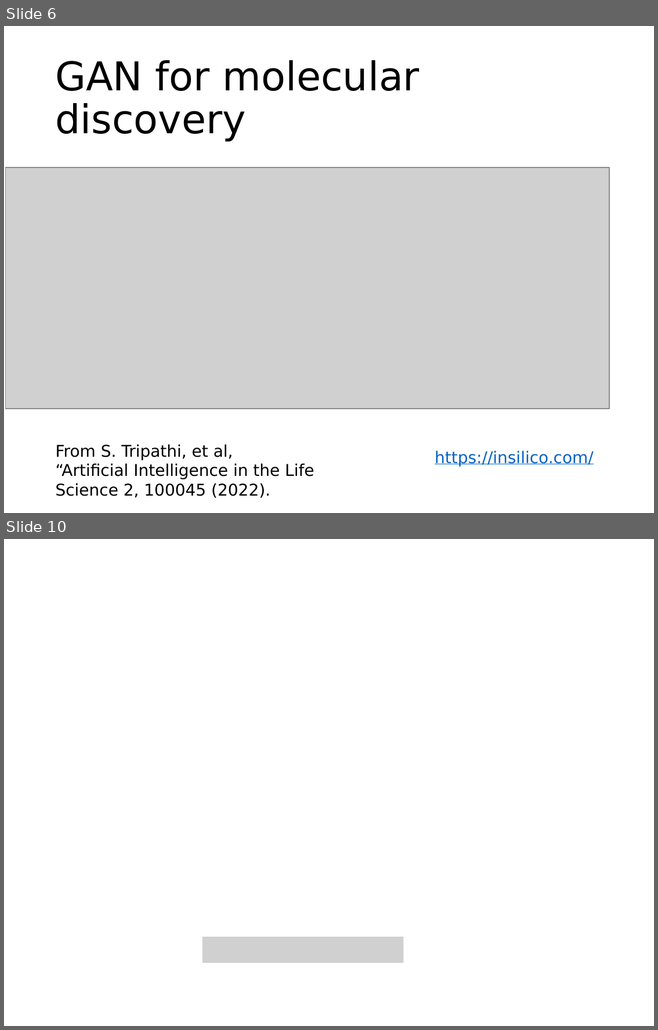
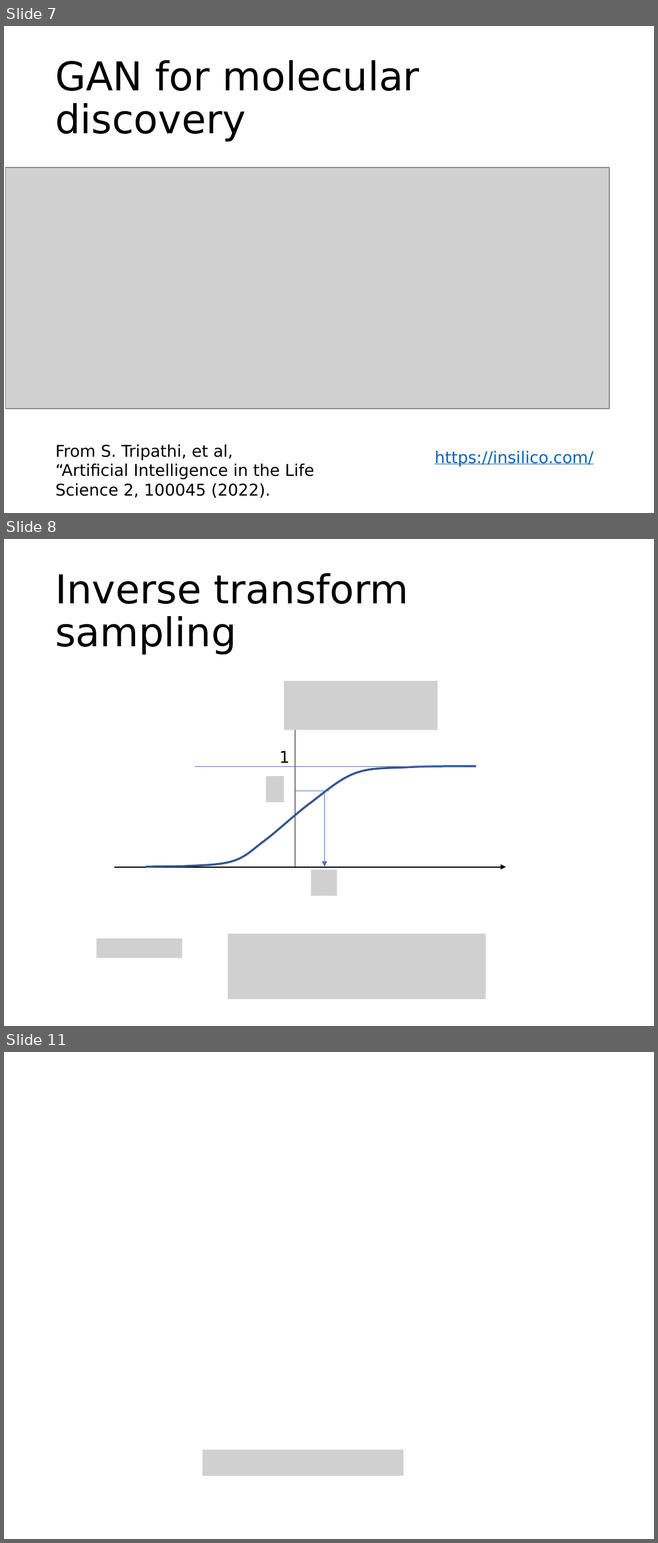
Before and after one commit to phywjs/phywjs.github.io, a slide deck: AIS5103/ML-slide-10.pptx. Shown one above the other, each under a label of ours: slides 6 and 10 before the commit, slides 7, 8 and 11 after it; the slides between them are not shown. The pictures are 658x1030 and 658x1543 pixels, drawn with LibreOffice and Linux fonts; fonts in the diff are those of the drawing; grey boxes stand for pictures. Boxes give left, top, right and bottom in pixels: in the first picture for what was removed or moved away, otherwise in the second. Text is boxed around its words. In the diff, an @@ line names an element or a change of style, - is before the commit and + after.

```diff
--- a/AIS5103/ML-slide-10.pptx
+++ b/AIS5103/ML-slide-10.pptx
@@ slide 8 added at (x1=4, y1=539, x2=654, y2=1026), background #FFFFFF @@
@@ title added at (x1=55, y1=573, x2=408, y2=655), 44 pt, text #000000 @@
+Inverse transform sampling
@@ picture added at (x1=284, y1=681, x2=437, y2=730) @@
@@ arrow added from (295, 867) to (295, 712), #000000 1 pt @@
@@ text added at (x1=279, y1=751, x2=289, y2=763), 18 pt, text #000000 @@
+1
@@ freeform shape added at (x1=146, y1=766, x2=476, y2=867), outline #325491 2.25 pt @@
@@ line added from (465, 766) to (195, 766), #4472C4 0.5 pt @@
@@ picture added at (x1=266, y1=776, x2=284, y2=802) @@
@@ line added from (295, 791) to (329, 791), #4472C4 0.5 pt @@
@@ arrow added from (324, 791) to (324, 867), #4472C4 0.5 pt @@
@@ arrow added from (114, 867) to (506, 867), #000000 1.25 pt @@
@@ picture added at (x1=311, y1=870, x2=336, y2=896) @@
@@ picture added at (x1=96, y1=939, x2=182, y2=958) @@
@@ picture added at (x1=227, y1=934, x2=485, y2=1000) @@
@@ what was slide 6 is now slide 7 @@
@@ what was slide 10 is now slide 11 @@
```
Also in this commit, not shown: 7 slides changed, 2 other slides added, 1 slide removed, 3 other files.
